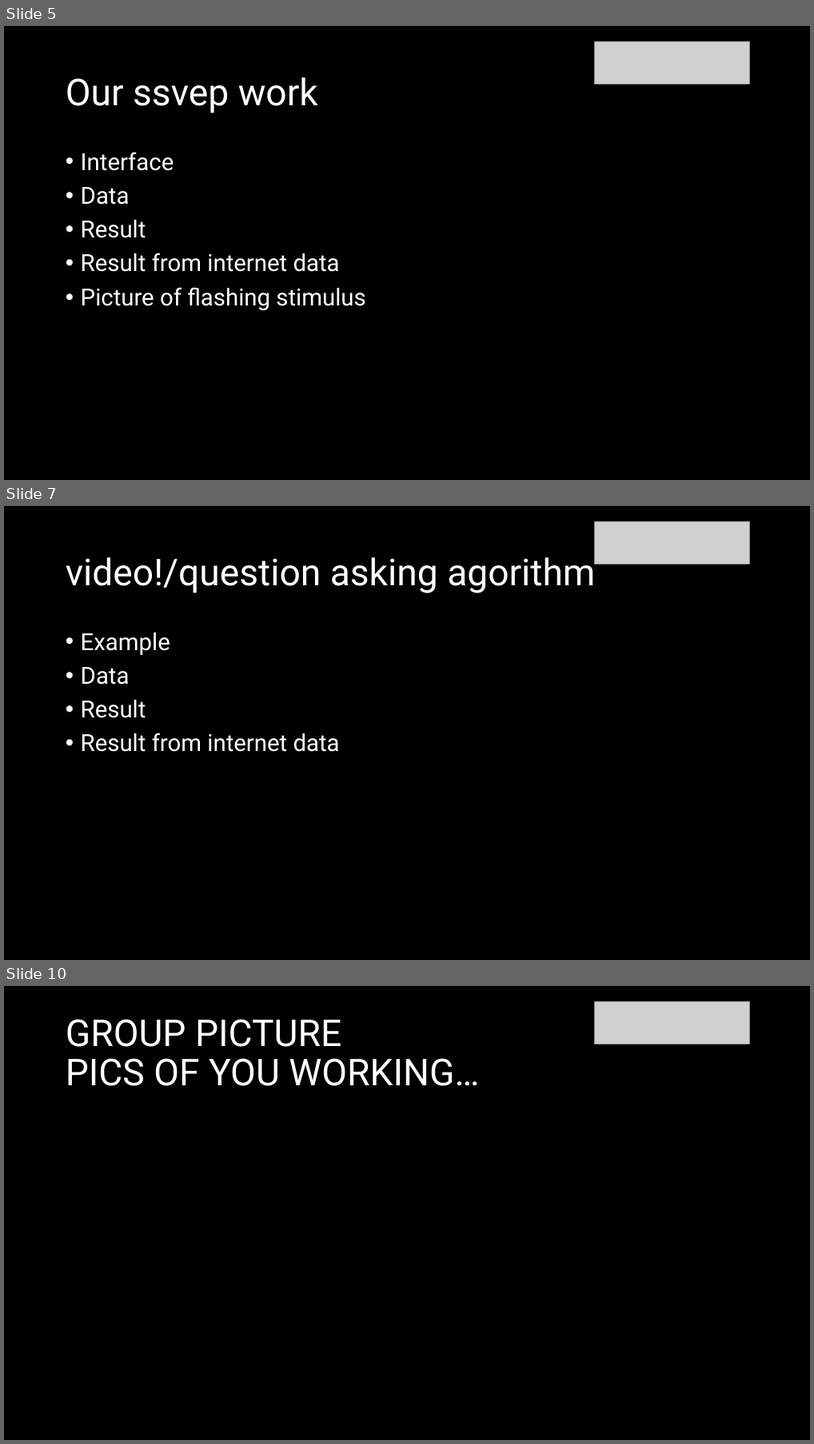
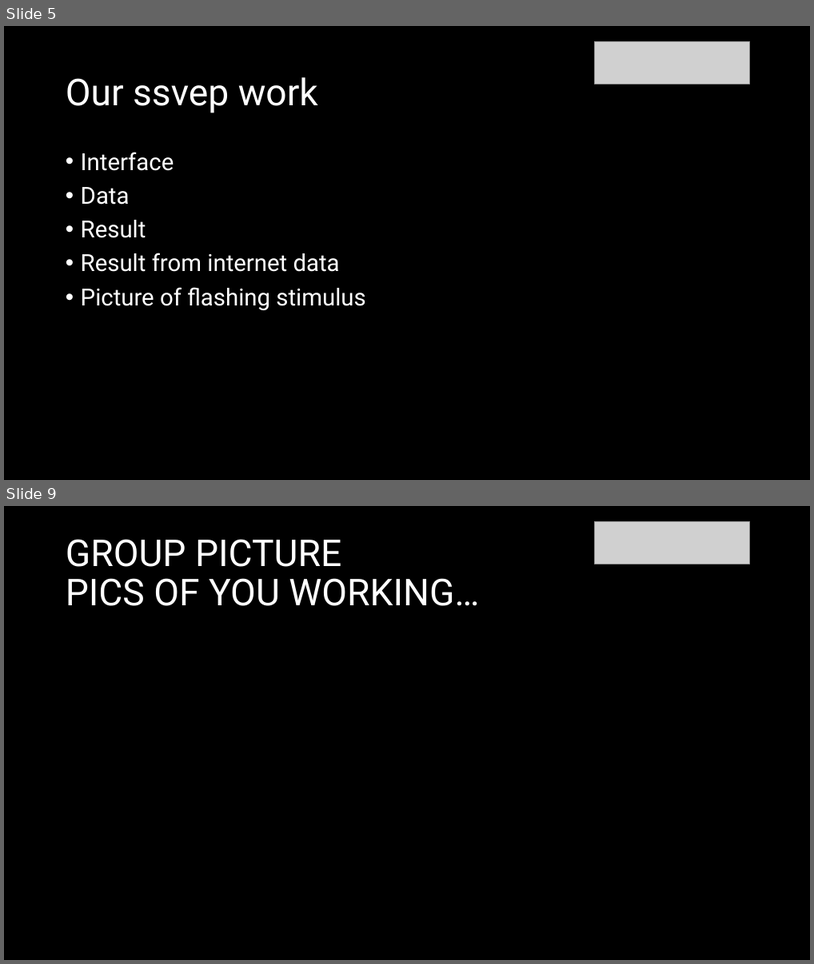
Before and after one commit to michaelgoldendev/unibrowser, a slide deck: presentation/unibrowser-presentation.pptx. Shown one above the other, each under a label of ours: slides 5, 7 and 10 before the commit, slides 5 and 9 after it; the slides between them are not shown. The pictures are 814x1444 and 814x964 pixels, drawn with LibreOffice and Linux fonts; fonts in the diff are those of the drawing; grey boxes stand for pictures. Boxes give left, top, right and bottom in pixels: in the first picture for what was removed or moved away, otherwise in the second. Text is boxed around its words. In the diff, an @@ line names an element or a change of style, - is before the commit and + after.

```diff
--- a/presentation/unibrowser-presentation.pptx
+++ b/presentation/unibrowser-presentation.pptx
@@ slide 7 removed at (x1=4, y1=506, x2=810, y2=960), background #000000 @@
@@ picture removed at (x1=595, y1=521, x2=750, y2=564) @@
@@ title removed at (x1=66, y1=552, x2=595, y2=593) @@
-video!/question asking agorithm
@@ text removed at (x1=81, y1=632, x2=340, y2=752) @@
-• Example
-• Data
-• Result
-• Result from internet data
@@ what was slide 10 is now slide 9 @@
```
Also in this commit, not shown: 3 slides changed, 1 slide added, 1 other slide removed.
